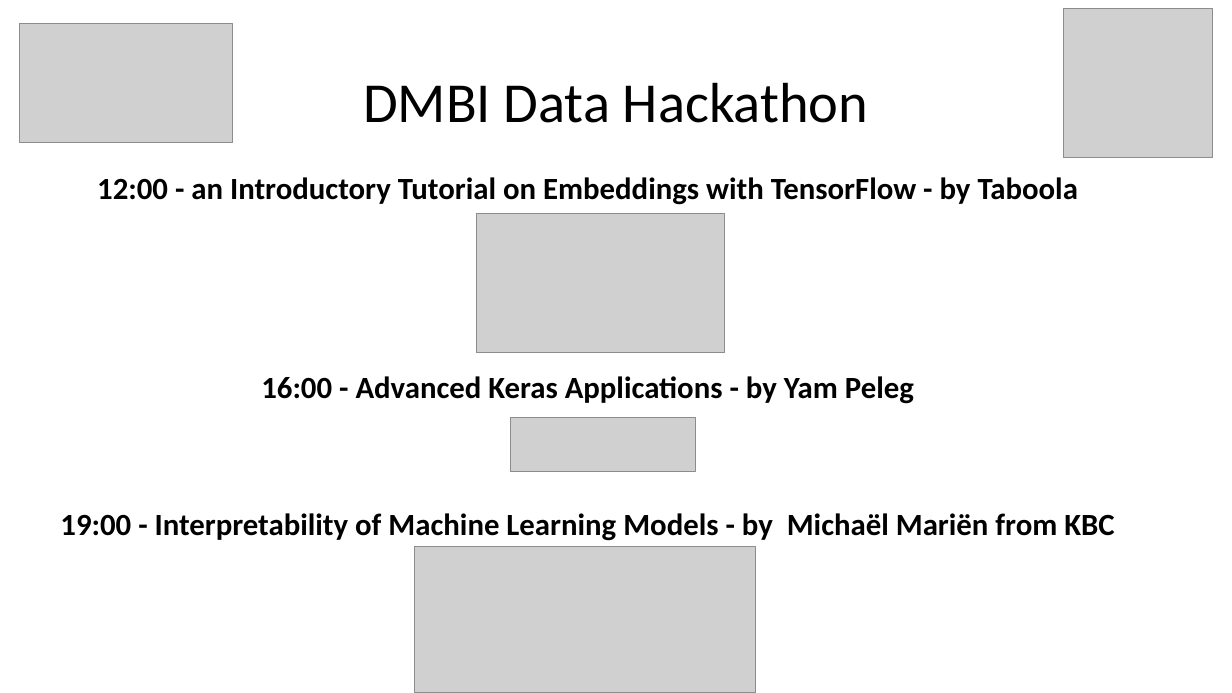
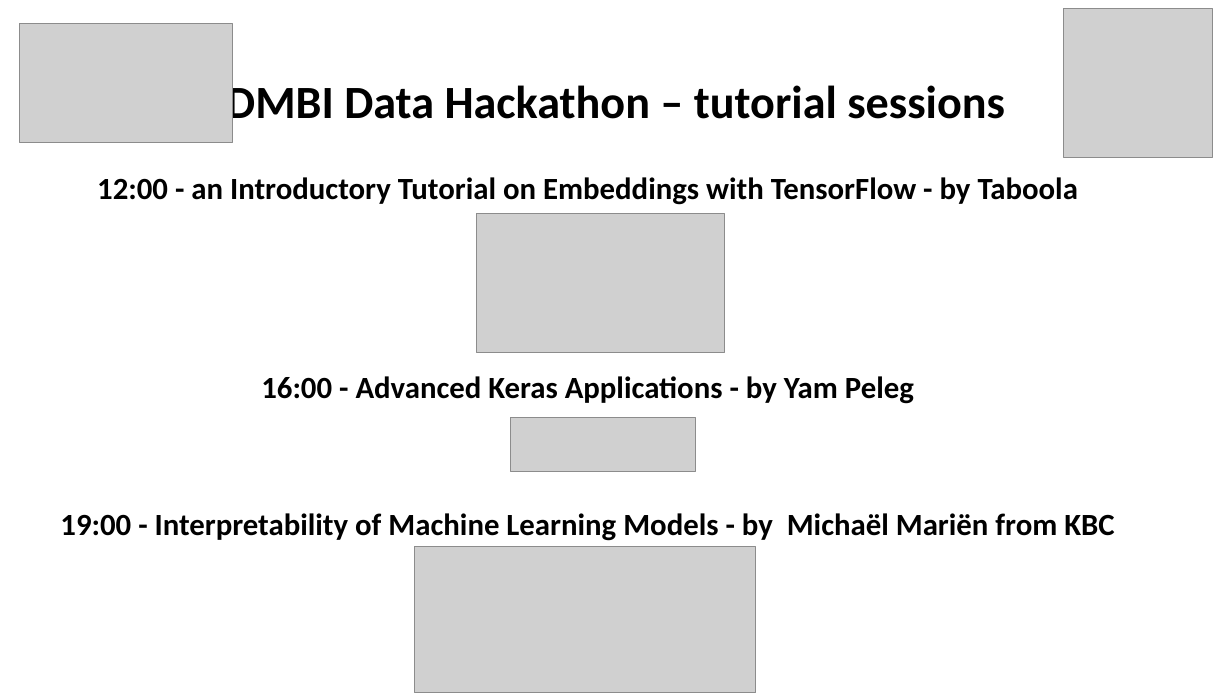
Before and after one commit to nathanie/dmbi_data_hackathon, a slide deck: slide 3 of tutorials.pptx. Drawn at 1232x693 pixels with LibreOffice and Linux fonts; fonts in the diff are those of the drawing; grey boxes stand for pictures. Boxes give left, top, right and bottom in pixels: in the first picture for what was removed or moved away, otherwise in the second. Text is boxed around its words. In the diff, an @@ line names an element or a change of style, - is before the commit and + after.

```diff
--- a/tutorials.pptx
+++ b/tutorials.pptx
@@ title at [226, 80, 1005, 130]: text changed; size 44 to 36 pt; bold on @@
-DMBI Data Hackathon
+DMBI Data Hackathon – tutorial sessions
```
Also in this commit, not shown: 1 other slide changed, 1 slide added, 1 other file.
